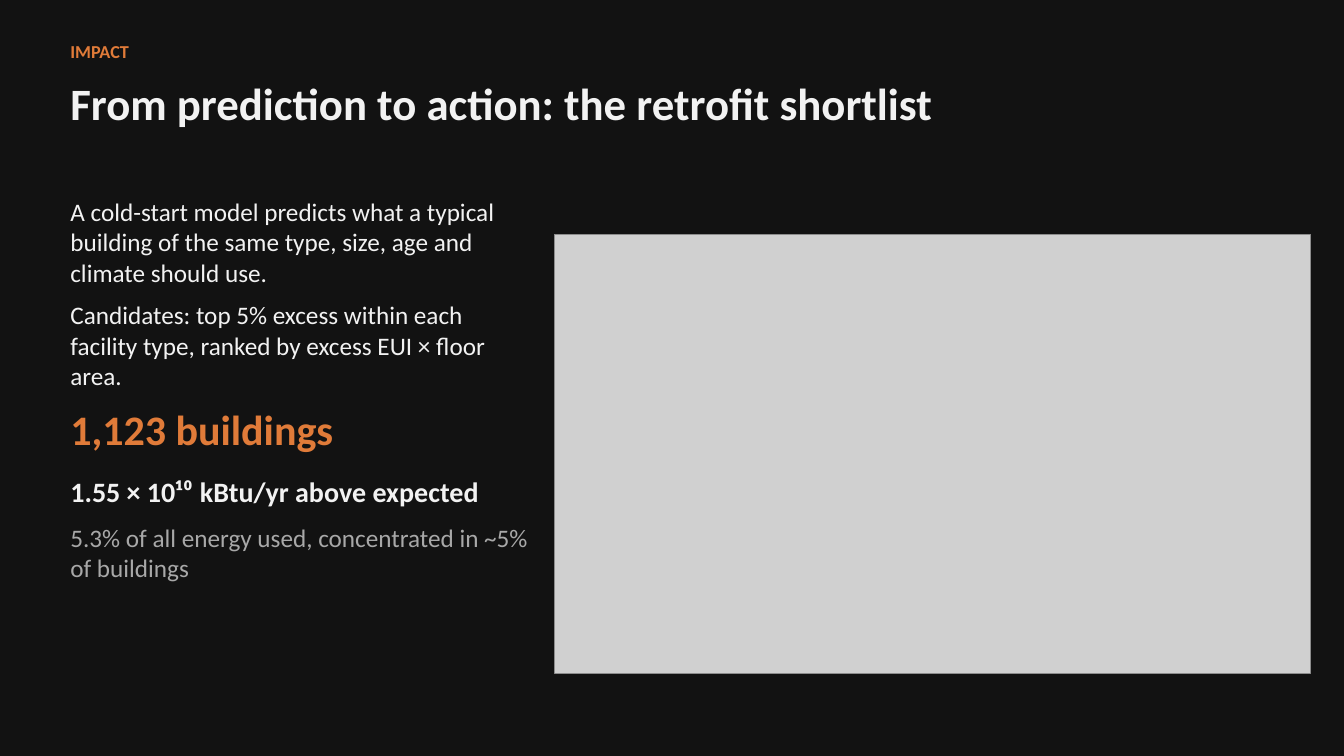
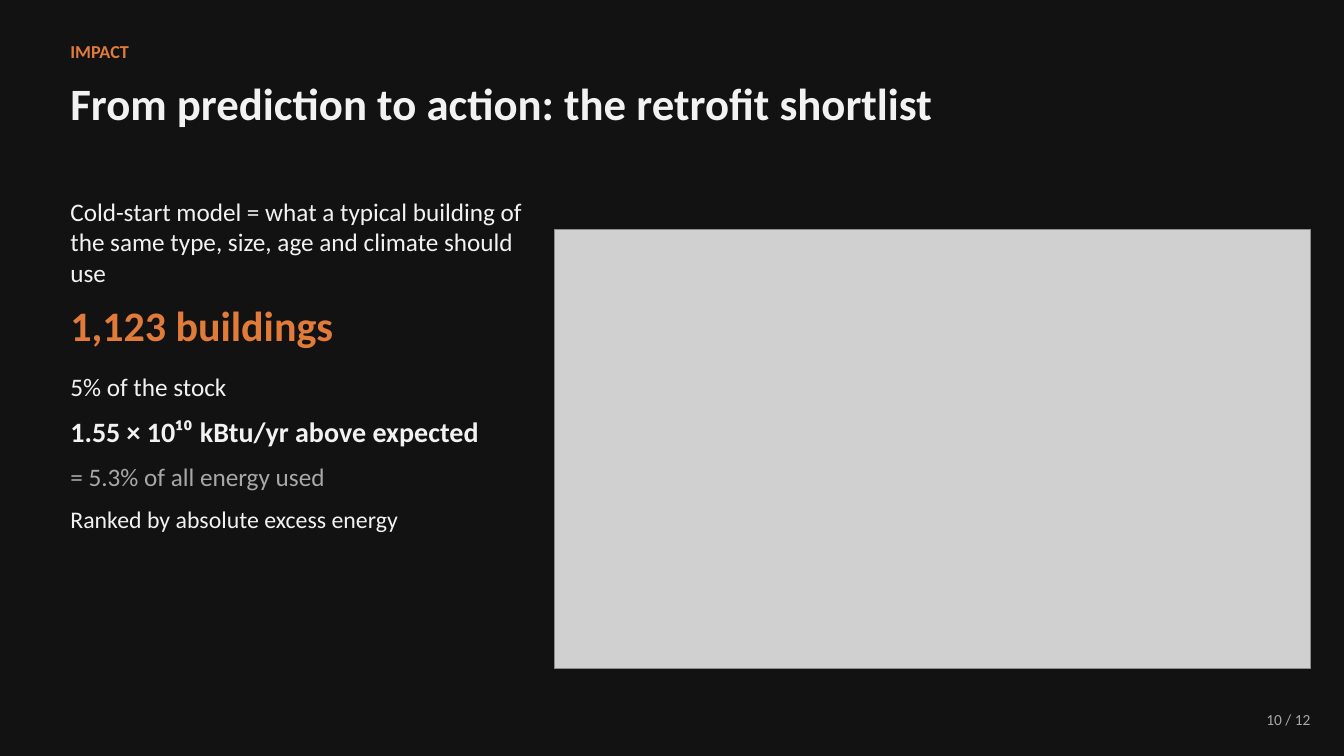
Before and after one commit to JoshiiWahWah/ntu-matlab-hackathon-2026, a slide deck: slide 10 of docs/demo_slides.pptx (slide 9 before the commit). Drawn at 1344x756 pixels with LibreOffice and Linux fonts; fonts in the diff are those of the drawing; grey boxes stand for pictures. Boxes give left, top, right and bottom in pixels: in the first picture for what was removed or moved away, otherwise in the second. Text is boxed around its words. In the diff, an @@ line names an element or a change of style, - is before the commit and + after.

```diff
--- a/docs/demo_slides.pptx
+++ b/docs/demo_slides.pptx
@@ text at <box>70,203,522,282</box>: text changed @@
-A cold-start model predicts what a typical building of the same type, size, age and climate should use.
-Candidates: top 5% excess within each facility type, ranked by excess EUI × floor area.
+Cold-start model = what a typical building of the same type, size, age and climate should use
@@ picture: place and size @@
-picture at <box>555,234,1311,674</box>
+picture at <box>555,229,1311,668</box>
@@ text at <box>70,378,226,396</box>: paragraph added @@
+5% of the stock
@@ text at <box>70,468,398,532</box>: text changed; size 18 to 17 pt; text colour #A8A8A8 to #F2F2F2 @@
-5.3% of all energy used, concentrated in ~5% of buildings
+= 5.3% of all energy used
+Ranked by absolute excess energy
@@ text added at <box>1266,715,1311,725</box>, 11 pt, text #A8A8A8 @@
+10 / 12
```
Also in this commit, not shown: 8 other slides changed, 3 slides added, 1 slide removed, 2 other files.
